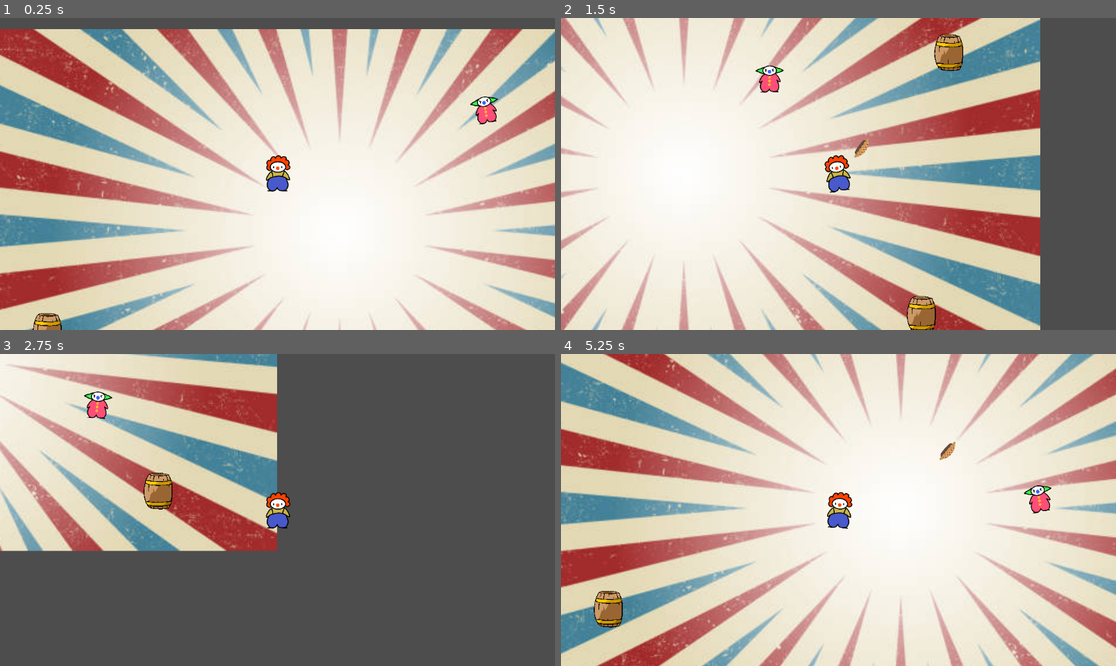
Above: before the commit, frames 1-4 (two rows, left to right).
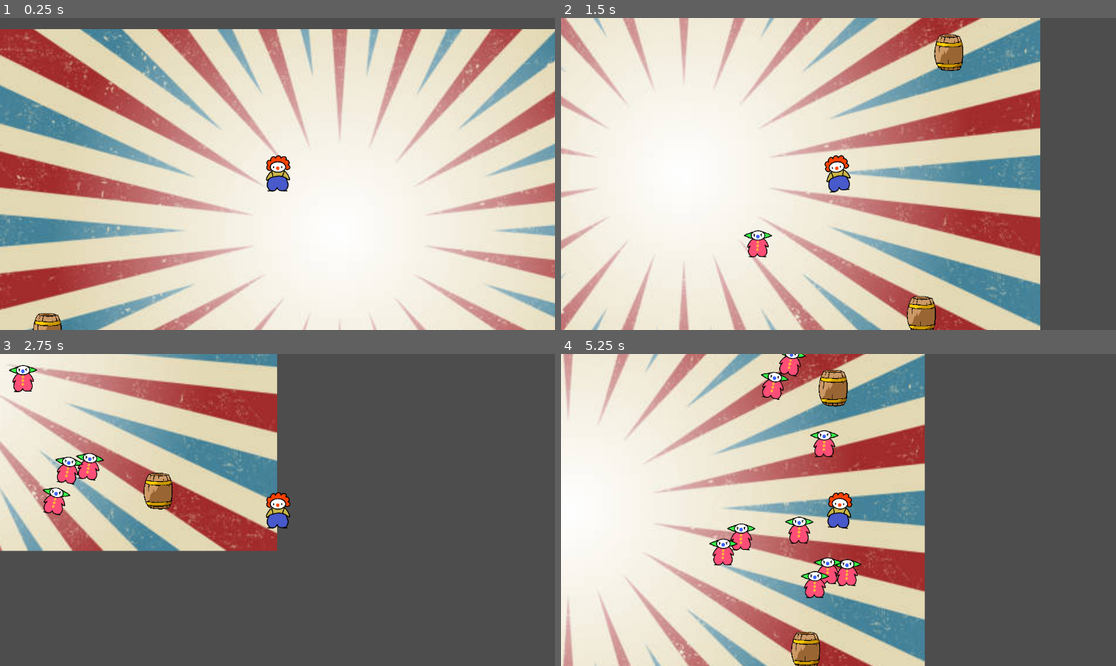
Above: after the commit, the same moments.

Repository: dillpret/ggj2024
Game: Godot game, scene res://scenes/game.tscn
Two runs of this game, one before a commit and one after it. Both use one fixed random seed, a clock stepped at 60 frames per second and the inputs below.
Inputs (mouse positions are in pixels of both pictures, inside the frame that each line leads up to):
- Up to frame 1 (0.25 s): no input
- Up to frame 2 (1.5 s): move the mouse to (960, 158) at 0.52 s; press the mouse at (960, 158) at 0.53 s; hold D (move_right) 0.53-1.28 s; move the mouse to (727, 189) at 1.27 s; release the mouse at (727, 189) at 1.28 s; hold S (move_down) from 1.28 s (still down); click (727, 189) at 1.35 s
- Up to frame 3 (2.75 s): move the mouse to (333, 441) at 2.02 s; release S (move_down) at 2.03 s; press the mouse at (333, 441) at 2.03 s; hold D (move_right) from 2.03 s (still down)
- Up to frame 4 (5.25 s): move the mouse to (810, 572) at 2.77 s; release D (move_right) at 2.78 s; release the mouse at (810, 572) at 2.78 s; hold W (move_up) 2.78-3.53 s; click (810, 572) at 2.85 s; move the mouse to (1005, 556) at 3.52 s; press the mouse at (1005, 556) at 3.53 s; hold A (move_left) 3.53-5.03 s; move the mouse to (672, 463) at 4.27 s; release the mouse at (672, 463) at 4.28 s; click (672, 463) at 4.35 s; move the mouse to (866, 510) at 5.02 s; press the mouse at (866, 510) at 5.03 s; hold S (move_down) from 5.03 s (still down)

The runs differ from the first frame. In frame 1, 0.3% of the frame differs, in the area x 84-90%, y 25-35%; in frame 2, 0.7%; in frame 3, 1.5%; in frame 4, 90%, in the area x 0-100%, y 0-100%.
Error after the commit: Cannot call method 'add_child' on a null value. (res://entities/character/character_base.gd:26)

Commit message:
enemy spawner and enemies colliding with each other

Diff:
--- a/entities/enemies/enemy.tscn
+++ b/entities/enemies/enemy.tscn
@@ -12,7 +12,7 @@
 radius = 178.0
 
 [node name="Enemy" type="CharacterBody2D" node_paths=PackedStringArray("throw_point")]
-collision_mask = 2
+collision_mask = 3
 script = ExtResource("1_ww14u")
 move_speed = 300.0
 projectile = ExtResource("2_51ydm")
--- /dev/null
+++ b/entities/enemies/enemy_spawner.gd
@@ -0,0 +1,18 @@
+extends Area2D
+
+@export var enemy: Resource
+
+@onready var radius = $CollisionShape2D.get_shape().radius
+
+func spawn_enemy():
+	var new_enemy = enemy.instantiate()
+	var degrees = randf_range(0, 360)
+	var position_on_circle = Vector2(radius * cos(deg_to_rad(degrees)), radius * sin(deg_to_rad(degrees)))
+
+	add_child(new_enemy)
+
+	new_enemy.global_position = position_on_circle
+
+
+func _on_timer_timeout():
+	spawn_enemy()
--- /dev/null
+++ b/entities/enemies/enemy_spawner.tscn
@@ -0,0 +1,22 @@
+[gd_scene load_steps=4 format=3 uid="uid://cn8sy16pws6k6"]
+
+[ext_resource type="Script" path="res://entities/enemies/enemy_spawner.gd" id="1_8uad3"]
+[ext_resource type="PackedScene" uid="uid://b5bcaltfxogjd" path="res://entities/enemies/enemy.tscn" id="2_xjc23"]
+
+[sub_resource type="CircleShape2D" id="CircleShape2D_d27nh"]
+radius = 1053.24
+
+[node name="EnemySpawner" type="Area2D"]
+collision_layer = 0
+collision_mask = 0
+script = ExtResource("1_8uad3")
+enemy = ExtResource("2_xjc23")
+
+[node name="CollisionShape2D" type="CollisionShape2D" parent="."]
+shape = SubResource("CircleShape2D_d27nh")
+
+[node name="Timer" type="Timer" parent="."]
+wait_time = 0.3
+autostart = true
+
+[connection signal="timeout" from="Timer" to="." method="_on_timer_timeout"]
--- a/scenes/game.tscn
+++ b/scenes/game.tscn
@@ -3,7 +3,7 @@
 [ext_resource type="Texture2D" uid="uid://sk0ai27a51o4" path="res://assets/sprites/environment/vintage-circus-background-for-a-poster.png" id="1_7sqhe"]
 [ext_resource type="PackedScene" uid="uid://bu4w45l7ahi1g" path="res://entities/player/player.tscn" id="1_8t4je"]
 [ext_resource type="PackedScene" uid="uid://cpuph4nwsbw1h" path="res://entities/environment/obstacle.tscn" id="3_1rbtv"]
-[ext_resource type="PackedScene" uid="uid://b5bcaltfxogjd" path="res://entities/enemies/enemy.tscn" id="4_pvn3a"]
+[ext_resource type="PackedScene" uid="uid://cn8sy16pws6k6" path="res://entities/enemies/enemy_spawner.tscn" id="5_nba2o"]
 
 [node name="Game" type="Node2D"]
 y_sort_enabled = true
@@ -17,6 +17,8 @@
 
 [node name="Player" parent="." instance=ExtResource("1_8t4je")]
 position = Vector2(611, 301)
+throw_point = Object(Marker2D,"_import_path":NodePath(""),"unique_name_in_owner":true,"process_mode":0,"process_priority":0,"process_physics_priority":0,"process_thread_group":0,"editor_description":"","visible":true,"modulate":Color(1, 1, 1, 1),"self_modulate":Color(1, 1, 1, 1),"show_behind_parent":false,"top_level":false,"light_mask":1,"visibility_layer":1,"z_index":0,"z_as_relative":true,"y_sort_enabled":false,"texture_filter":0,"texture_repeat":0,"material":null,"use_parent_material":false,"position":Vector2(44, -12),"rotation":0.0,"scale":Vector2(1, 1),"skew":0.0,"gizmo_extents":10.0,"script":null)
+
 
 [node name="Obstacle" parent="." instance=ExtResource("3_1rbtv")]
 position = Vector2(1233, 713)
@@ -27,5 +29,4 @@
 [node name="Obstacle3" parent="." instance=ExtResource("3_1rbtv")]
 position = Vector2(1290, 169)
 
-[node name="Enemy" parent="." instance=ExtResource("4_pvn3a")]
-position = Vector2(1116, 142)
+[node name="EnemySpawner" parent="." instance=ExtResource("5_nba2o")]
Not shown: 1 places in entities/enemies/enemy.tscn that only renumber resources
